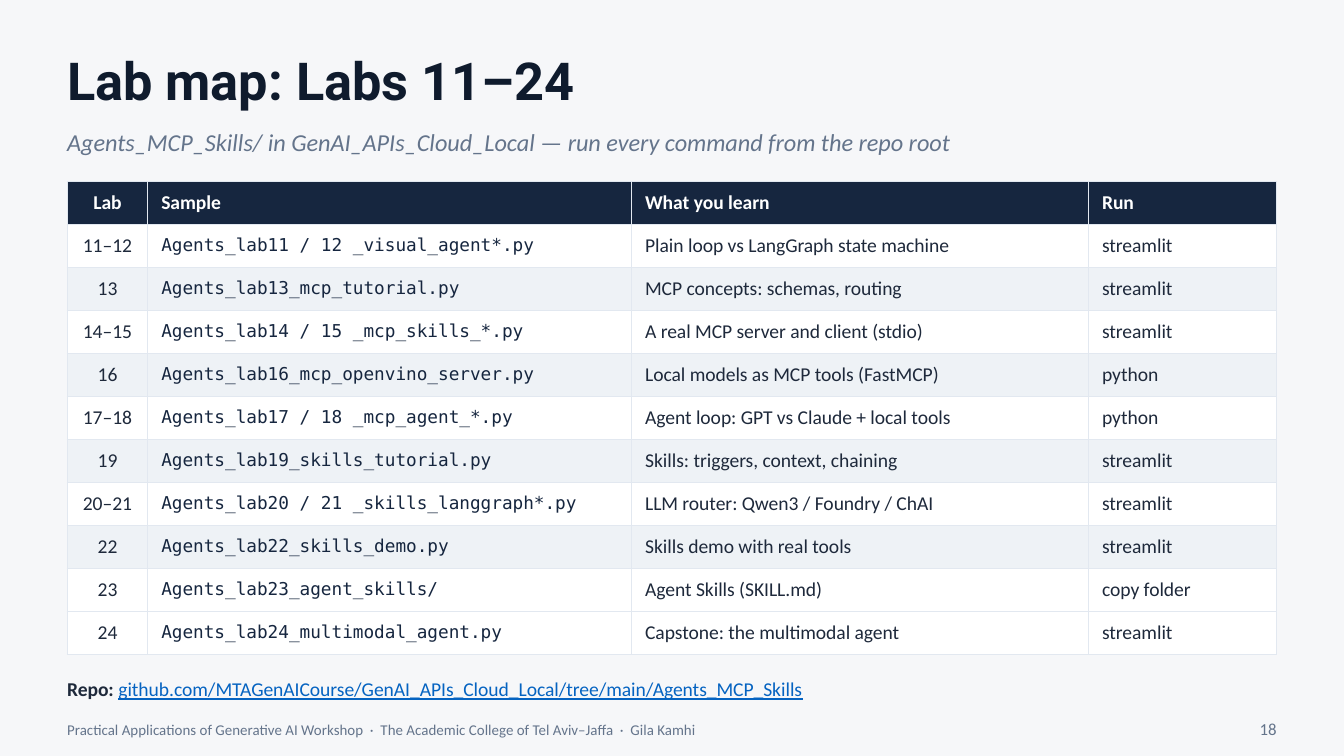
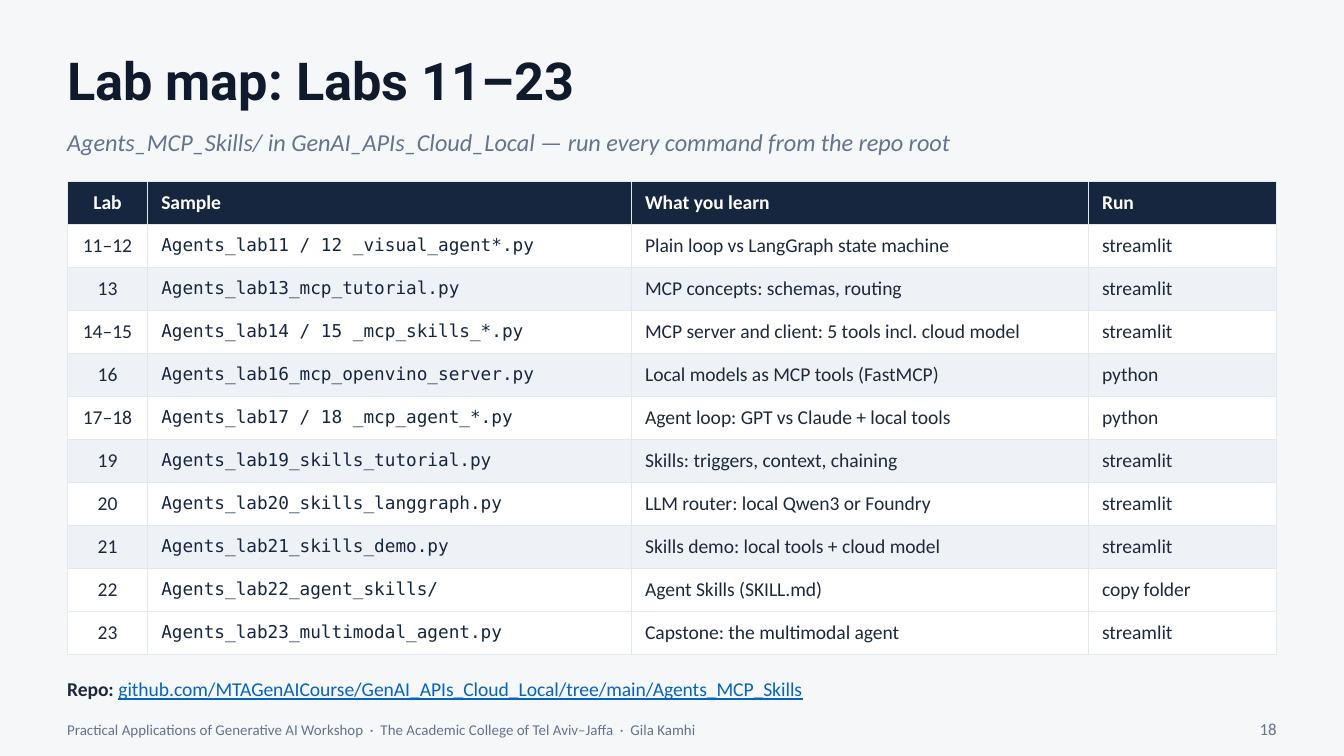
Before and after one commit to MTAGenAICourse/GenAI_APIs_Cloud_Local, a slide deck: slide 18 of Agents_MCP_Skills/PAGA-3_Agents_MCP_Skills.pptx. Drawn at 1344x756 pixels with LibreOffice and Linux fonts; fonts in the diff are those of the drawing. Boxes give left, top, right and bottom in pixels: in the first picture for what was removed or moved away, otherwise in the second. Text is boxed around its words. In the diff, an @@ line names an element or a change of style, - is before the commit and + after.

```diff
--- a/Agents_MCP_Skills/PAGA-3_Agents_MCP_Skills.pptx
+++ b/Agents_MCP_Skills/PAGA-3_Agents_MCP_Skills.pptx
@@ text at (67, 60, 575, 111): text changed @@
-Lab map: Labs 11–24
+Lab map: Labs 11–23
@@ table at (67, 181, 1277, 655) @@
-row 4, column 3: A real MCP server and client (stdio)
+row 4, column 3: MCP server and client: 5 tools incl. cloud model
-row 8: 20–21 | Agents_lab20 / 21 _skills_langgraph*.py | LLM router: Qwen3 / Foundry / ChAI | streamlit
+row 8: 20 | Agents_lab20_skills_langgraph.py | LLM router: local Qwen3 or Foundry | streamlit
-row 9: 22 | Agents_lab22_skills_demo.py | Skills demo with real tools | streamlit
+row 9: 21 | Agents_lab21_skills_demo.py | Skills demo: local tools + cloud model | streamlit
-row 10, column 1: 23
+row 10, column 1: 22
-row 10, column 2: Agents_lab23_agent_skills/
+row 10, column 2: Agents_lab22_agent_skills/
-row 11, column 1: 24
+row 11, column 1: 23
-row 11, column 2: Agents_lab24_multimodal_agent.py
+row 11, column 2: Agents_lab23_multimodal_agent.py
```
Also in this commit, not shown: 9 other slides changed.
